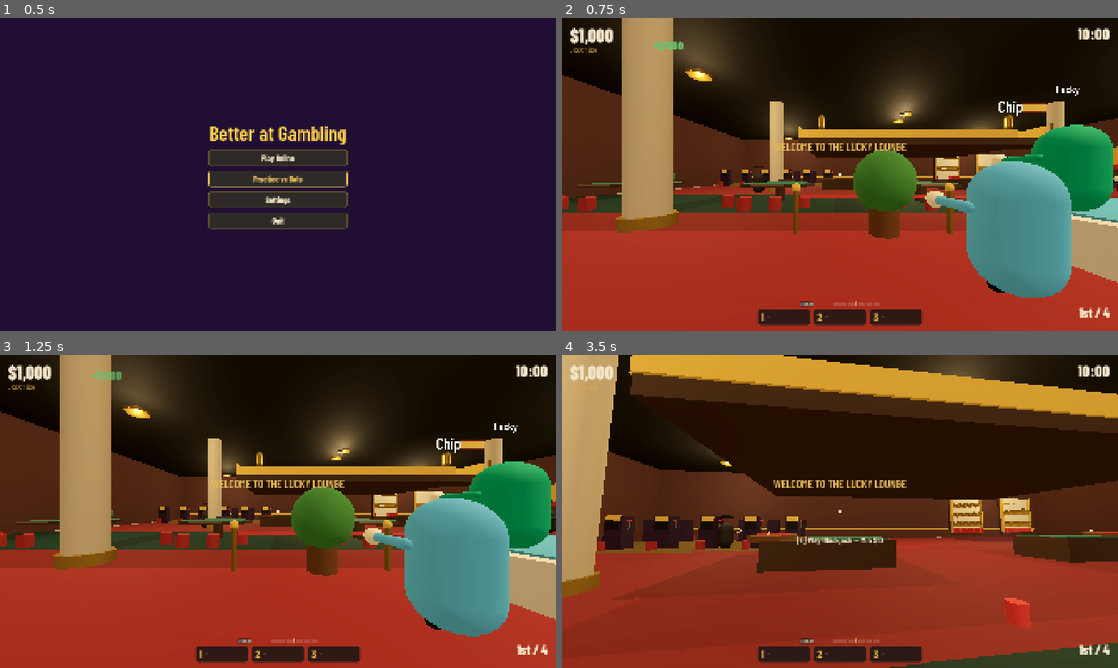
Above: before the commit, frames 1-4 (two rows, left to right).
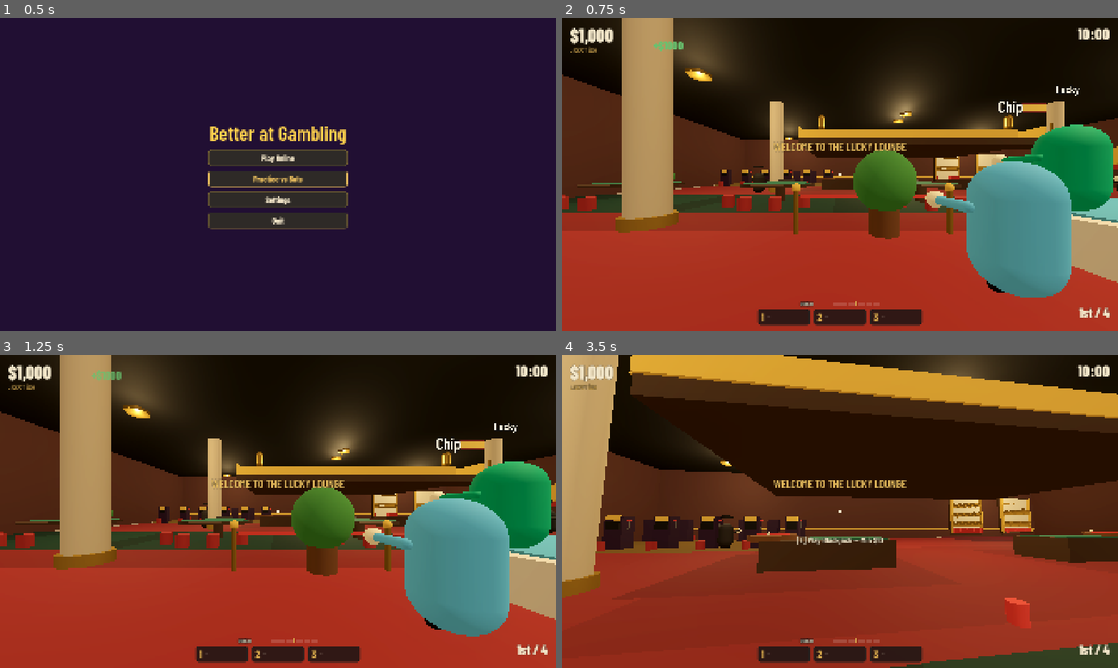
Above: after the commit, the same moments.

Repository: patrickcerny/better-at-gambling
Game: Godot game, scene res://ui/menus/main_menu.tscn
Same seed, same stepped clock (60 frames per second), same inputs: the game is played once before the commit and once after it.
Inputs (mouse positions are in pixels of both pictures, inside the frame that each line leads up to):
- Up to frame 1 (0.5 s): no input
- Up to frame 2 (0.75 s): click "Practice vs Bots" at 0.5 s
- Up to frame 3 (1.25 s): no input
- Up to frame 4 (3.5 s): tap Enter at 1.25 s; move the mouse to (867, 511) at 1.27 s; hold 1 (bet_chip_1) 1.28-2.03 s; hold W (move_forward) from 1.28 s (still down); click (867, 511) at 1.42 s; move the mouse to (812, 511) at 2.02 s; tap 2 (bet_chip_2) at 2.1 s; move the mouse to (851, 505) at 2.77 s; hold 3 (bet_chip_3) from 2.78 s (still down)

Frame 1 is identical in both runs. In frame 2, less than 0.1% of the frame differs, in the area x 38-99%, y 39-96%; in frame 3, less than 0.1%; in frame 4, 0.2%, in the area x 1-96%, y 3-94%.

Commit message:
Fix Patrick's playtest bugs (0.5.2)
Plinko panel docked right; station panels clear of the item bar; HUD labels
outlined; quiz question shown once; recorded CC0 sounds (Kenney) with random
variants; build 0.5.2-fixes. Online test still to run before main.

Diff:
--- a/audio/audio_director.gd
+++ b/audio/audio_director.gd
@@ -1,12 +1,14 @@
 extends Node
 ## `Audio` autoload: one-shot SFX by name on the right bus, 3D SFX at a position, music crossfades.
-## Placeholder clips come from `tools/gen_audio.py`; missing clips log once and never block.
+## Recorded clips (CC0) where we have them, generated placeholders (`tools/gen_audio.py`) for the
+## rest; missing clips log once and never block.
 
 const SFX_DIR: String = "res://audio/sfx/"
 const POOL_SIZE: int = 12
 const CROSSFADE: float = 1.0
+const MAX_VARIANTS: int = 8
 
-var _clips: Dictionary[StringName, AudioStream] = {}
+var _clips: Dictionary[StringName, Array] = {}
 var _missing: Dictionary[StringName, bool] = {}
 var _pool: Array[AudioStreamPlayer] = []
 var _music_a: AudioStreamPlayer
@@ -28,6 +30,10 @@
 		m.volume_db = -80.0
 		add_child(m)
 	_music_current = _music_a
+
+
+func _exit_tree() -> void:
+	_clips.clear()  # release the streams before the engine's resource check at exit
 
 
 ## Plays a 2D one-shot (UI and local-player feedback).
@@ -93,15 +99,31 @@
 
 
 func _clip(name: StringName) -> AudioStream:
-	if _clips.has(name):
-		return _clips[name]
-	if _missing.has(name):
+	if not _clips.has(name) and not _missing.has(name):
+		_load(name)
+	var list: Array = _clips.get(name, [])
+	if list.is_empty():
 		return null
-	var path: String = SFX_DIR + String(name) + ".wav"
-	if not ResourceLoader.exists(path):
+	return list[randi() % list.size()]
+
+
+## Recorded variants `<name>-v1.ogg`, `-v2.ogg`… (CC0 Kenney packs, see audio/sfx/KENNEY_LICENSE.txt)
+## win over the generated `<name>.wav` placeholder; one is picked at random per play.
+func _load(name: StringName) -> void:
+	var list: Array = []
+	for i: int in range(1, MAX_VARIANTS + 1):
+		var vpath: String = "%s%s-v%d.ogg" % [SFX_DIR, name, i]
+		if not ResourceLoader.exists(vpath):
+			break
+		list.append(load(vpath))
+	if list.is_empty():
+		for ext: String in ["ogg", "wav"]:
+			var path: String = "%s%s.%s" % [SFX_DIR, name, ext]
+			if ResourceLoader.exists(path):
+				list.append(load(path))
+				break
+	if list.is_empty():
 		_missing[name] = true
 		Log.warn(&"audio", "missing sfx %s" % name)
-		return null
-	var clip: AudioStream = load(path)
-	_clips[name] = clip
-	return clip
+		return
+	_clips[name] = list
--- a/core/net/protocol.gd
+++ b/core/net/protocol.gd
@@ -4,7 +4,7 @@
 
 const PROTOCOL_VERSION: int = 2
 ## Build string clients and servers must share exactly (the orchestrator checks it too).
-const BUILD_ID: String = "0.5.1-items"
+const BUILD_ID: String = "0.5.2-fixes"
 const DEFAULT_PORT: int = 24680
 const MAX_PLAYERS: int = 8
 const SERVER_TICK_HZ: int = 20
--- a/minigames/quiz/quiz_stage.gd
+++ b/minigames/quiz/quiz_stage.gd
@@ -158,7 +158,9 @@
 	_last_tick = -1
 	header.text = "QUESTION %d / %d  ·  %s%s" % [index + 1, count, CATEGORY_NAMES.get(str(q.get("category", "")), "Quiz").to_upper(), "  ·  LIVE" if bool(q.get("dynamic", false)) else ""]
 	question_label.text = str(q["question"])
-	screen_label.text = str(q["question"])
+	# The question itself is on the card at the top; the big screen only shows the number, so
+	# the same sentence isn't printed twice.
+	screen_label.text = "QUESTION %d" % (index + 1)
 	var answers: Array = q["answers"]
 	for i: int in answer_buttons.size():
 		answer_texts[i].text = str(answers[i]) if i < answers.size() else ""
@@ -250,6 +252,8 @@
 		b.visible = false
 	explanation.visible = false
 	timer_bar.visible = false
+	for c: Node in answered_row.get_children():
+		c.queue_free()
 	if ranking.is_empty():
 		return
 	var top: Dictionary = ranking[0]
@@ -396,7 +400,7 @@
 	add_child(screen)
 	screen_label = Label3D.new()
 	screen_label.text = ""  # the intro banner already says CASINO QUIZ
-	screen_label.font_size = 64
+	screen_label.font_size = 96
 	screen_label.pixel_size = 0.006
 	screen_label.width = 1300
 	screen_label.autowrap_mode = TextServer.AUTOWRAP_WORD_SMART
--- a/player/player_avatar.gd
+++ b/player/player_avatar.gd
@@ -527,7 +527,7 @@
 	_was_on_floor = on_floor
 
 
-const FOOTSTEPS: Array[StringName] = [&"footstep", &"footstep_2", &"footstep_3"]
+const FOOTSTEPS: Array[StringName] = [&"footstep"]  # recorded carpet steps, variants picked by Audio
 
 
 func _footsteps(delta: float) -> void:
@@ -536,7 +536,7 @@
 		_step_timer += delta * speed
 		if _step_timer > 2.6:
 			_step_timer = 0.0
-			# Soft carpet steps: three variants, gentle pitch spread, quieter for our own body
+			# Soft carpet steps (recorded variants), gentle pitch spread, quieter for our own body
 			# (it's right under the camera) and sprinting a touch louder.
 			var clip: StringName = FOOTSTEPS[randi() % FOOTSTEPS.size()]
 			var vol: float = (-26.0 if drive == Drive.INPUT else -22.0) + (2.0 if speed > 5.0 else 0.0)
--- a/tests/physics/test_items_extras_scene.gd
+++ b/tests/physics/test_items_extras_scene.gd
@@ -120,3 +120,32 @@
 	assert_not_null(node.out_of_order_sign)
 	assert_true(node.out_of_order_sign.visible)
 	assert_string_contains(scene.hud.prompt_label.text, "OUT OF ORDER")
+
+
+func test_roulette_chip_badge_sits_on_its_own_spot() -> void:
+	var sid: StringName = &"roulette_1"
+	scene._autosit(sid)
+	await wait_seconds(4.0)
+	assert_eq(scene.local.state, PlayerAvatar.State.SEATED)
+	var ui: RouletteUi = scene.current_ui as RouletteUi
+	assert_not_null(ui)
+	var res: Dictionary = Net.send_intent(Intents.make(&"place_bet", {"station": sid, "bet": {"type": &"straight", "value": 17, "amount": 10}}))
+	assert_true(res["ok"], str(res))
+	await wait_seconds(1.0)
+	var badge: Label = ui._badges["straight:17"]
+	assert_true(badge.visible)
+	var spot: Button = badge.get_parent() as Button
+	assert_eq(spot.text, "17")
+	var centre: Vector2 = badge.get_global_rect().get_center()
+	assert_true(centre.x > spot.get_global_rect().position.x and centre.x < spot.get_global_rect().end.x, "badge centred over 17, not the neighbour")
+	# The overlay stays clear of the item bar.
+	assert_true(ui.panel.get_global_rect().end.y <= scene.hud.items.slots[0].get_global_rect().position.y + 1.0, "station panel above the item slots")
+
+
+func test_plinko_panel_leaves_the_board_visible() -> void:
+	scene._autosit(&"plinko_1")
+	await wait_seconds(4.0)
+	var ui: StationUi = scene.current_ui
+	assert_not_null(ui)
+	var view: Vector2 = scene.get_viewport().get_visible_rect().size
+	assert_gt(ui.panel.get_global_rect().position.x, view.x * 0.7, "panel docked at the right edge")
--- a/ui/hud/hud.gd
+++ b/ui/hud/hud.gd
@@ -399,6 +399,18 @@
 	lb.add_child(title)
 	leaderboard_rows = VBoxContainer.new()
 	lb.add_child(leaderboard_rows)
+	_outline_labels(self)
+
+
+## Every HUD label floats over the 3D scene, so each gets a dark outline to stay readable on
+## bright walls and signs (Patrick: text running into the background).
+func _outline_labels(node: Node) -> void:
+	for c: Node in node.get_children():
+		if c is Label and not (c as Label).has_theme_constant_override(&"outline_size"):
+			(c as Label).add_theme_constant_override(&"outline_size", 4)
+			(c as Label).add_theme_color_override(&"font_outline_color", Palette.CASINO_BLACK)
+		if not c is PanelContainer:
+			_outline_labels(c)
 
 
 func _centre_label(offset_y: float, size: int, color: Color) -> Label:
--- a/ui/stations/plinko_ui.gd
+++ b/ui/stations/plinko_ui.gd
@@ -13,7 +13,11 @@
 
 
 func _panel_height() -> float:
-	return 360.0
+	return 300.0
+
+
+func _dock_right() -> bool:
+	return true
 
 
 func _build() -> void:
@@ -25,7 +29,7 @@
 		var b := Button.new()
 		b.text = String(r).to_upper()
 		b.toggle_mode = true
-		b.custom_minimum_size = Vector2(130, 48)
+		b.custom_minimum_size = Vector2(118, 48)
 		var rr: StringName = r
 		b.pressed.connect(func() -> void: _set_risk(rr))
 		row.add_child(b)
@@ -33,6 +37,7 @@
 	mults_label = Label.new()
 	mults_label.theme_type_variation = &"SmallLabel"
 	mults_label.horizontal_alignment = HORIZONTAL_ALIGNMENT_CENTER
+	mults_label.autowrap_mode = TextServer.AUTOWRAP_WORD_SMART
 	mults_label.add_theme_color_override(&"font_color", Palette.WARM_GOLD)
 	body.add_child(mults_label)
 	bet_panel = BetPanel.new()
--- a/ui/stations/station_ui.gd
+++ b/ui/stations/station_ui.gd
@@ -33,9 +33,21 @@
 	panel.anchor_bottom = 1.0
 	panel.offset_left = -400
 	panel.offset_right = 400
-	panel.offset_top = -(_panel_height() + 30)
-	panel.offset_bottom = -30
+	panel.offset_top = -(_panel_height() + 118)
+	panel.offset_bottom = -118  # clear of the item bar
 	panel.grow_vertical = Control.GROW_DIRECTION_BEGIN  # taller content pushes the panel up, never off-screen
+	if _dock_right():
+		# Games you watch (Plinko's falling chip) keep the middle of the screen clear.
+		panel.anchor_left = 1.0
+		panel.anchor_right = 1.0
+		panel.anchor_top = 0.5
+		panel.anchor_bottom = 0.5
+		panel.offset_left = -440
+		panel.offset_right = -24
+		panel.offset_top = -_panel_height() * 0.5
+		panel.offset_bottom = _panel_height() * 0.5
+		panel.grow_horizontal = Control.GROW_DIRECTION_BEGIN
+		panel.grow_vertical = Control.GROW_DIRECTION_BOTH
 	add_child(panel)
 	body = VBoxContainer.new()
 	body.add_theme_constant_override(&"separation", 10)
@@ -104,6 +116,11 @@
 	return 360.0
 
 
+## True for overlays that sit at the right edge instead of over the middle of the screen.
+func _dock_right() -> bool:
+	return false
+
+
 func _build() -> void:
 	pass
 
Not shown, added: audio/sfx/KENNEY_LICENSE.txt
Not shown, added: audio/sfx/bonk-v1.ogg.import
Not shown, added: audio/sfx/bonk-v2.ogg.import
Not shown, added: audio/sfx/bonk-v3.ogg.import
Not shown, added: audio/sfx/bonk-v4.ogg.import
Not shown, added: audio/sfx/bonk-v5.ogg.import
Not shown, added: audio/sfx/buzzer-v1.ogg.import
Not shown, added: audio/sfx/buzzer-v2.ogg.import
Not shown, added: audio/sfx/buzzer-v3.ogg.import
Not shown, added: audio/sfx/card_flip-v1.ogg.import
Not shown, added: audio/sfx/card_flip-v2.ogg.import
Not shown, added: audio/sfx/card_flip-v3.ogg.import
(and 128 more such lines)
